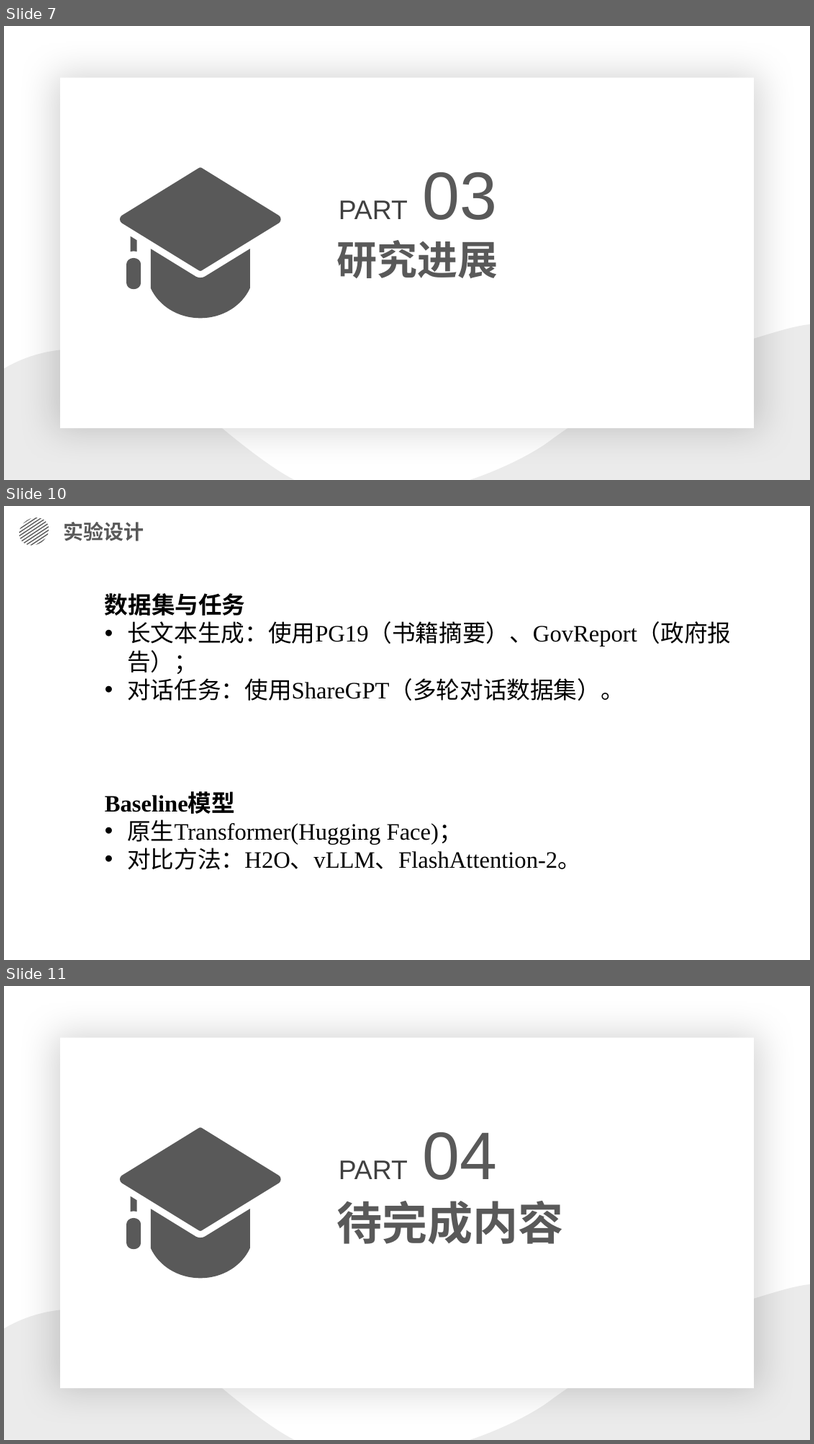
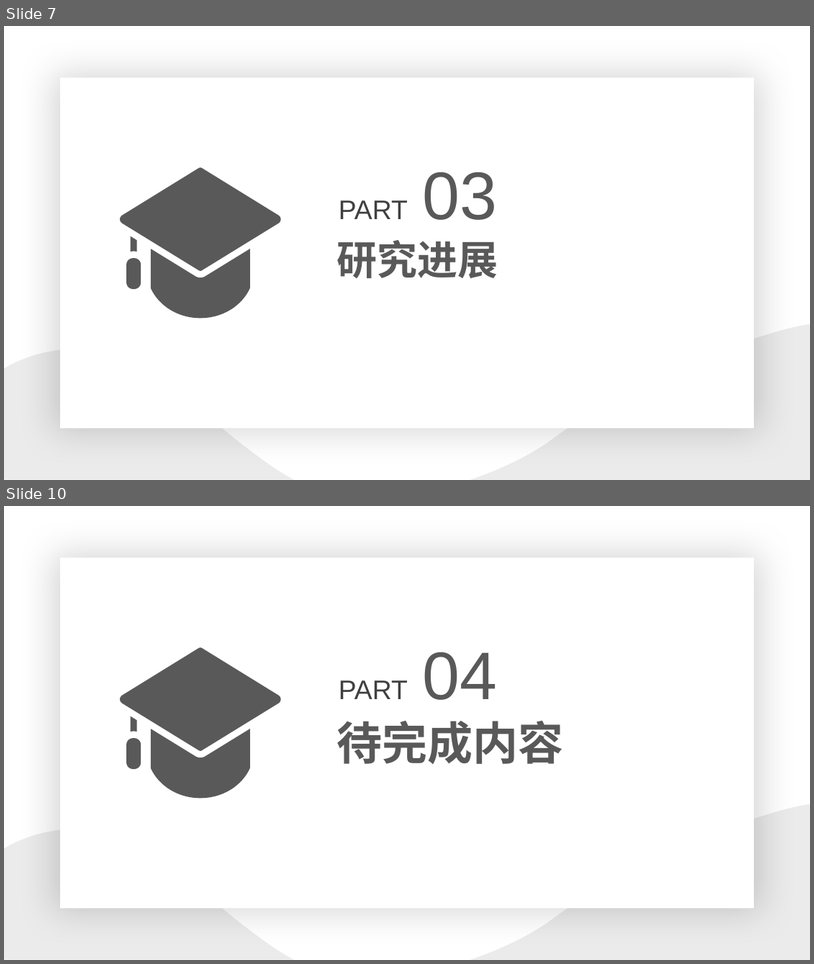
Before and after one commit to PEKKARam/Transformers_Inference_Optimization, a slide deck: 大模型KVcache优化方法研究/中期/《大模型KVCache卸载优化》中期答辩.pptx. Shown one above the other, each under a label of ours: slides 7, 10 and 11 before the commit, slides 7 and 10 after it; the slides between them are not shown. The pictures are 814x1444 and 814x964 pixels, drawn with LibreOffice and Linux fonts; fonts in the diff are those of the drawing. Boxes give left, top, right and bottom in pixels: in the first picture for what was removed or moved away, otherwise in the second. Text is boxed around its words. In the diff, an @@ line names an element or a change of style, - is before the commit and + after.

```diff
--- a/大模型KVcache优化方法研究/中期/《大模型KVCache卸载优化》中期答辩.pptx
+++ b/大模型KVcache优化方法研究/中期/《大模型KVCache卸载优化》中期答辩.pptx
@@ slide 10 removed at [4,506,810,960], background #FFFFFF @@
@@ freeform shape removed at [14,512,54,551] @@
@@ text removed at [64,522,144,541] @@
-实验设计
@@ text removed at [105,593,731,870] @@
-数据集与任务
-• 长文本生成：使用PG19（书籍摘要）、GovReport（政府报告）；
-• 对话任务：使用ShareGPT（多轮对话数据集）。
-Baseline模型
-• 原生Transformer(Hugging Face)；
-• 对比方法：H2O、vLLM、FlashAttention-2。
@@ what was slide 11 is now slide 10 @@
```
Also in this commit, not shown: 3 slides changed, 1 other file.
